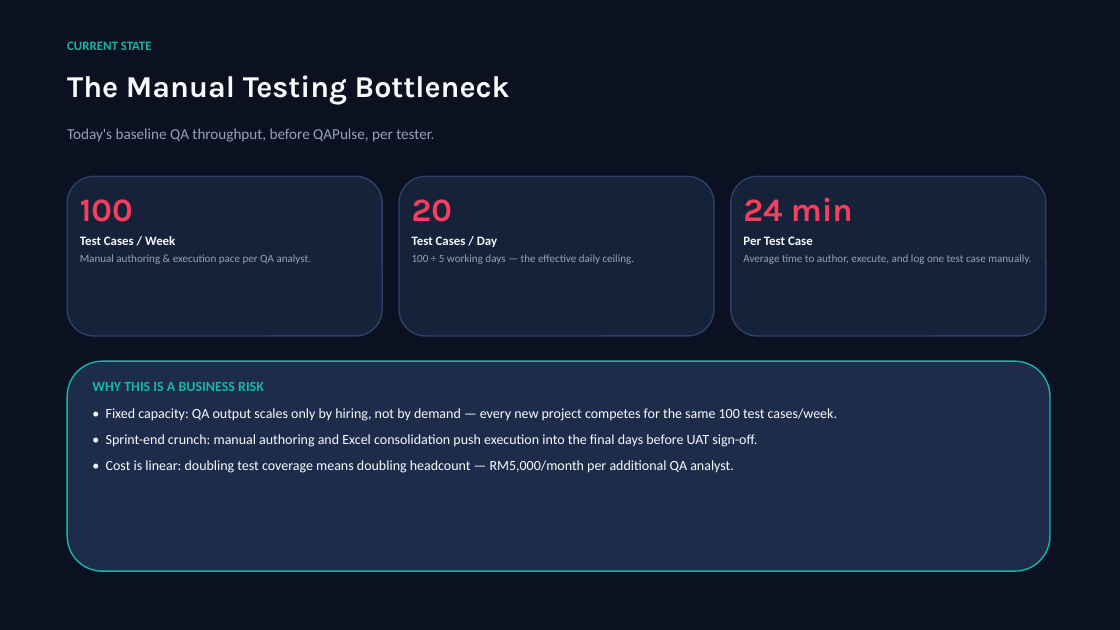
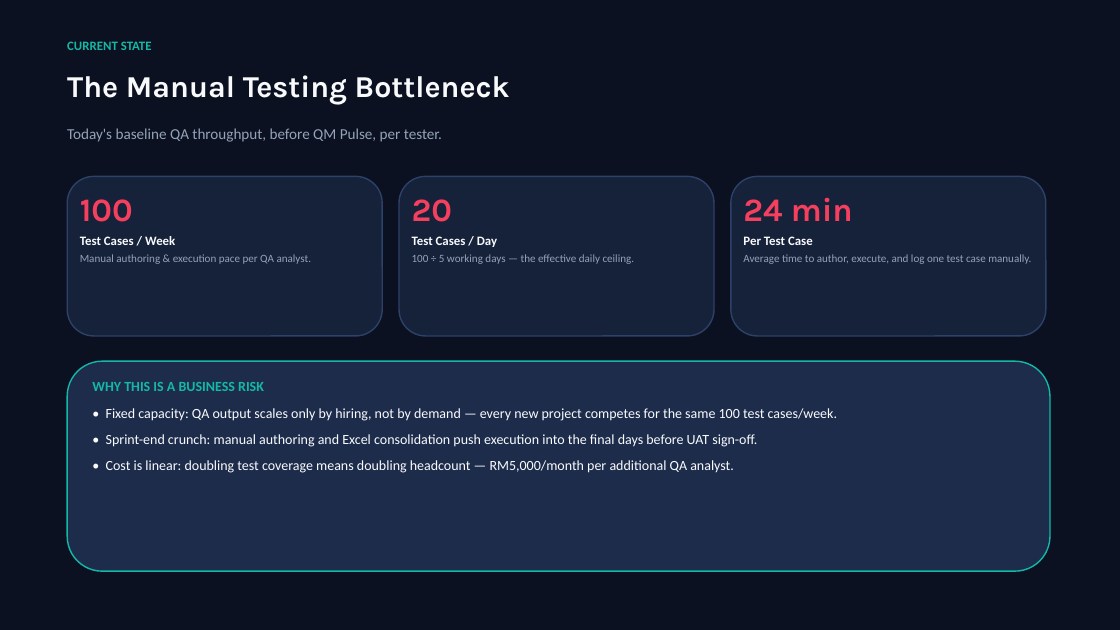
Before and after one commit to syamilsamat/QAPulse, a slide deck: slide 2 of QM_Pulse_ROI_Presentation.pptx. Drawn at 1120x630 pixels with LibreOffice and Linux fonts; fonts in the diff are those of the drawing. Boxes give left, top, right and bottom in pixels: in the first picture for what was removed or moved away, otherwise in the second. Text is boxed around its words. In the diff, an @@ line names an element or a change of style, - is before the commit and + after.

```diff
--- a/QM_Pulse_ROI_Presentation.pptx
+++ b/QM_Pulse_ROI_Presentation.pptx
@@ text at box(67, 128, 442, 142): text changed @@
-Today's baseline QA throughput, before QAPulse, per tester.
+Today's baseline QA throughput, before QM Pulse, per tester.
```
Also in this commit, not shown: 8 other slides changed, 7 other files.
